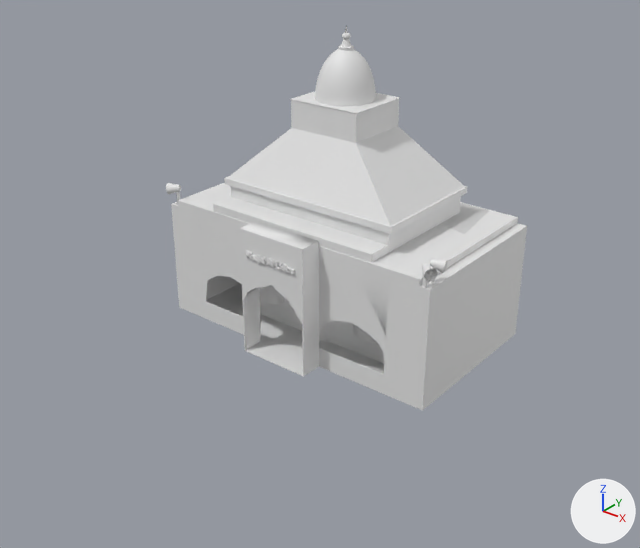
Renders of the FBX model Assets/BAYU/Assets/3D/Mentah/Environment & Building/Masjid.fbx from each side of a commit.
The view is the same before and after, from a camera (50 mm lens) standing at (70.5, -93.5, 64.4) and looking at (7.9, -15.3, 15.9). The axes (+X, +Y, +Z) are drawn at lower right. The lights are the same throughout. The first picture is the older version. Where no turn or scale is listed for an object, it has been applied to the vertices. Vertices at exactly the same position are counted once.

Names of what the first picture shows: 'Atap', 'Gedung Utama', 'GedungLuar', 'Kubah' and 9 more.
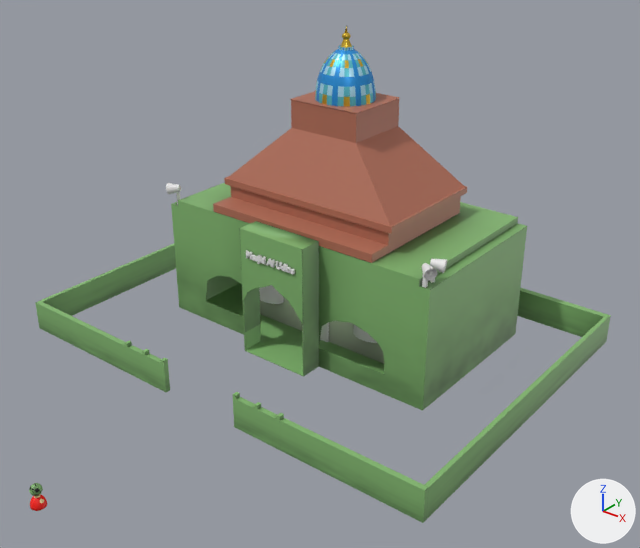
Where the change shows, as pixel boxes [x1, y1, x2, y2] in the pictures (640 x 548 px):
'GedungLuar', surface changed (white to green)
    both: [171, 183, 527, 411]
'Cube.003', added (green)
    after: [233, 288, 611, 523]
'Cube.004', added (green)
    after: [35, 244, 176, 392]
'Gedung Utama', recoloured (white to green)
    both: [242, 297, 384, 364]
'Sphere.002', added
    after: [30, 494, 47, 511]
'Sphere', added
    after: [29, 483, 43, 496]
part 1 of me_cube, deleted
    before: [178, 201, 490, 406]
part 2 of me_cube, surface changed (grey to green)
    both: [171, 183, 527, 411]
part 3 of me_cube, recoloured (white to green)
    both: [206, 276, 384, 376]
part 4 of me_sphere_006, recoloured (white to cyan)
    both: [316, 47, 376, 97]
part 5 of me_sphere_006, recoloured (white to cyan)
    both: [320, 45, 369, 77]
part 6 of me_sphere_006, recoloured (white to cyan)
    both: [315, 83, 376, 106]
part 7 of me_sphere_006, recoloured (white to blue)
    both: [316, 47, 375, 106]
part 8 of me_sphere_006, recoloured
    both: [324, 26, 368, 68]
part 9 of me_sphere_006, recoloured
    both: [315, 90, 327, 105]
part 10 of me_sphere_006, recoloured
    both: [344, 94, 370, 106]
part 11 of me_cube_001, recoloured (white to brown)
    both: [213, 91, 467, 263]
part 12 of me_cube_001, recoloured (white to brown)
    both: [228, 126, 465, 226]

The change, as a diff of the scene's bpy script:
```diff
--- a/Assets/BAYU/Assets/3D/Mentah/Environment & Building/Masjid.fbx.py
+++ b/Assets/BAYU/Assets/3D/Mentah/Environment & Building/Masjid.fbx.py
@@ mat_material @@
 mat_material = principled_material('Material')
-mat_material.base_color = (0.8, 0.8, 0.8)  # white #e7e7e7
+mat_material.texture = img_wall_png
@@ mat_material_001 @@
+mat_material_001 = principled_material('Material.001')
+mat_material_001.base_color = (0.445, 0.156, 0.0976)  # brown #b26e58
@@ mat_material_008 @@
+mat_material_008 = principled_material('Material.008')
+mat_material_008.base_color = (0.445, 0.156, 0.0976)  # brown #b26e58
@@ mat_material_004 @@
+mat_material_004 = principled_material('Material.004')
+mat_material_004.base_color = (0.0269, 0.325, 0.8)  # blue #2e9ae7
+mat_material_004.metallic = 0.446
+mat_material_004.roughness = 0.4
@@ mat_material_003 @@
+mat_material_003 = principled_material('Material.003')
+mat_material_003.base_color = (0.8, 0.537, 0.0586)  # yellow #e7c244
+mat_material_003.metallic = 0.929
+mat_material_003.roughness = 0.33
@@ mat_material_005 @@
+mat_material_005 = principled_material('Material.005')
+mat_material_005.base_color = (0.115, 0.561, 0.663)  # cyan #5fc5d5
+mat_material_005.metallic = 0.446
+mat_material_005.roughness = 0.4
@@ mat_material_006 @@
+mat_material_006 = principled_material('Material.006')
+mat_material_006.base_color = (0.45, 0.822, 1.0)  # cyan #b3eaff
+mat_material_006.metallic = 0.446
+mat_material_006.roughness = 0.4
@@ mat_material_009 @@
+mat_material_009 = principled_material('Material.009')
+mat_material_009.base_color = (0.242, 0.503, 0.175)  # green #87bc74
@@ me_cube_004 @@
 me_cube_004.from_pydata(...)  # 820 vertices, 746 faces; spans x -8.8..20.9, y -7.7..7.7, z -7.7..10.2
+me_cube_004.materials.append(mat_material_010)  # picture img_inner_wall_png
@@ me_sphere_006 @@
 me_sphere_006.from_pydata(...)  # 743 vertices, 729 faces; spans x -4.08..4.08, y -4.08..4.08, z 0.0..9.65
+# me_sphere_006 part 4: 64 of the faces centred in x -3.85..3.85, y -3.85..3.85, z 1.94..6.77 switch from no material to mat_material_006 (cyan #b3eaff)
+# me_sphere_006 part 5: 64 of the faces centred in x -3.11..3.11, y -3.11..3.11, z 4.25..6.94 switch from no material to mat_material_005 (cyan #5fc5d5)
+# me_sphere_006 part 6: 24 of the faces centred in x -4.0..4.0, y -4.0..4.0, z 0.66..1.94 switch from no material to mat_material_005 (cyan #5fc5d5)
+# me_sphere_006 part 7: 120 of the faces centred in x -3.85..3.85, y -3.85..3.85, z 0.66..6.94 switch from no material to mat_material_004 (blue #2e9ae7)
+# me_sphere_006 part 8: 444 of the faces centred in x -2.55..2.55, y -2.55..2.55, z 5.17..8.83 switch from no material to mat_material_003 (yellow #e7c244)
+# me_sphere_006 part 9: 2 of the faces centred in x -3.11..-0.39, y -4.0..-2.55, z 0.66 switch from no material to mat_material_003 (yellow #e7c244)
+# me_sphere_006 part 10: 2 of the faces centred in x 2.55..4.0, y -3.11..-0.39, z 0.66 switch from no material to mat_material_003 (yellow #e7c244)
@@ me_cube_001 @@
 me_cube_001.from_pydata(...)  # 48 vertices, 46 faces; spans x -14.3..14.3, y -12.3..9.2, z -0.6..15.2
+# me_cube_001 part 11: 42 of the faces centred in x -14.3..14.3, y -12.3..9.2, z -0.6..15.2 switch from no material to mat_material_008 (brown #b26e58)
+# me_cube_001 part 12: all 4 faces centred in x -9.7..9.7, y -6.9..6.9, z 7.3 switch from no material to mat_material_001 (brown #b26e58)
@@ me_cube @@
-me_cube.from_pydata(...)  # 556 vertices, 485 faces; spans x -22.2..22.2, y -15.7..12.4, z -9.1..9.7
+me_cube.from_pydata(...)  # 295 vertices, 250 faces; spans x -22.2..22.2, y -15.7..12.4, z -9.0..9.7
+# me_cube part 1
+# 261 vertices are removed from x -22.1..22.1, y -15.7..12.4, z -9.1..9.7
+# 235 faces are deleted
+# me_cube part 2: 250 kept faces spanning x -22.2..22.2, y -15.7..12.4, z -9.0..9.7 get new texture (UV) coordinates
+# me_cube part 3: 26 faces spanning x -20.6..20.6, y -15.7..12.4, z -8.9..-0.3 switch from mat_material (white #e7e7e7) to mat_material_009 (green #87bc74)
@@ ob_cube_004 @@
+ob_cube_004 = bpy.data.objects.new('Cube.004', me_cube_009)  # 56 vertices, 54 faces; spans x -113.7..1.0, y -3.4..1.4, z -1.0..3.8; in mat_material (picture img_wall_png)
+ob_cube_004.location = (-33.1, 4.3, 1.0)
+ob_cube_004.rotation_euler = (-3.142, 0.0, 0.0)  # degrees (-180, 0, 0)
+ob_cube_004.scale = (-0.295, -10.0, -1.0)
@@ ob_sphere @@
+ob_sphere = bpy.data.objects.new('Sphere', me_sphere)  # a UV sphere (32 segments, 16 rings, poles along z) spanning x -0.676..0.676, y -0.676..0.676, z 1.194..2.546; in mat_material (picture img_wall_png)
+ob_sphere.location = (0.0, -53.8, 0.8)
@@ ob_sphere_002 @@
+ob_sphere_002 = bpy.data.objects.new('Sphere.002', me_sphere_002)  # 482 vertices, 512 faces; spans x -0.89..0.89, y -0.89..0.89, z -0.79..1.09; in mat_material_002 (picture img_shirttexturecolor_png)
+ob_sphere_002.location = (0.0, -53.8, 0.8)
@@ ob_cube_003 @@
+ob_cube_003 = bpy.data.objects.new('Cube.003', me_cube_004_1)  # 56 vertices, 54 faces; spans x -33.5..0.3, y -34.2..14.3, z -1.0..3.8; in mat_material (picture img_wall_png)
+ob_cube_003.location = (33.2, 4.3, 1.0)
```
